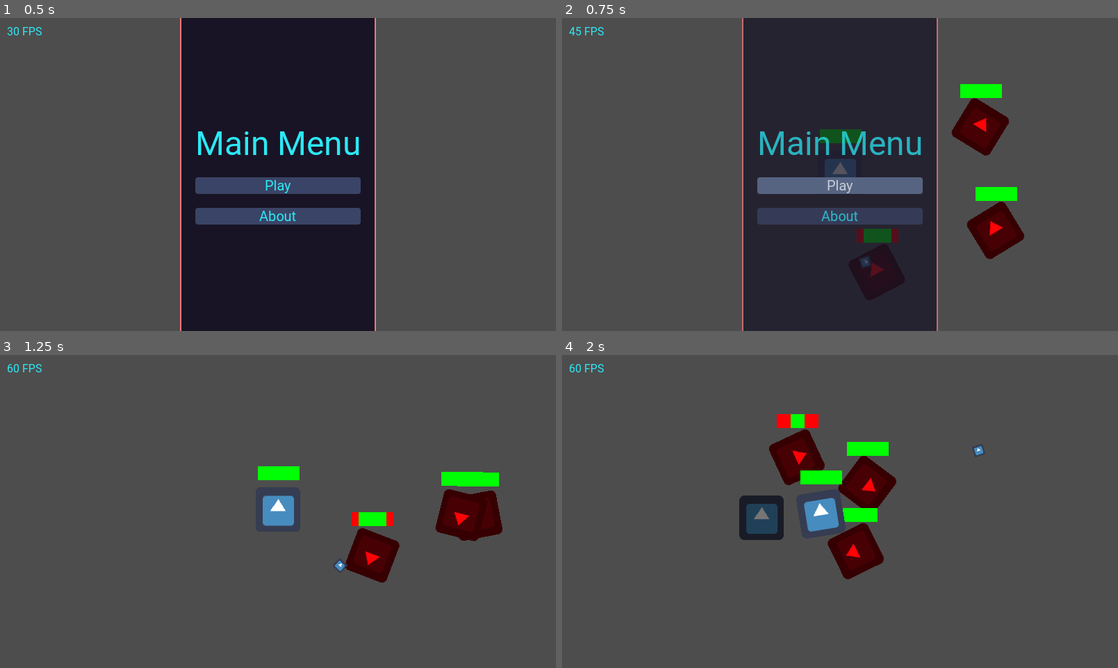
Above: before the commit, frames 1-4 (two rows, left to right).
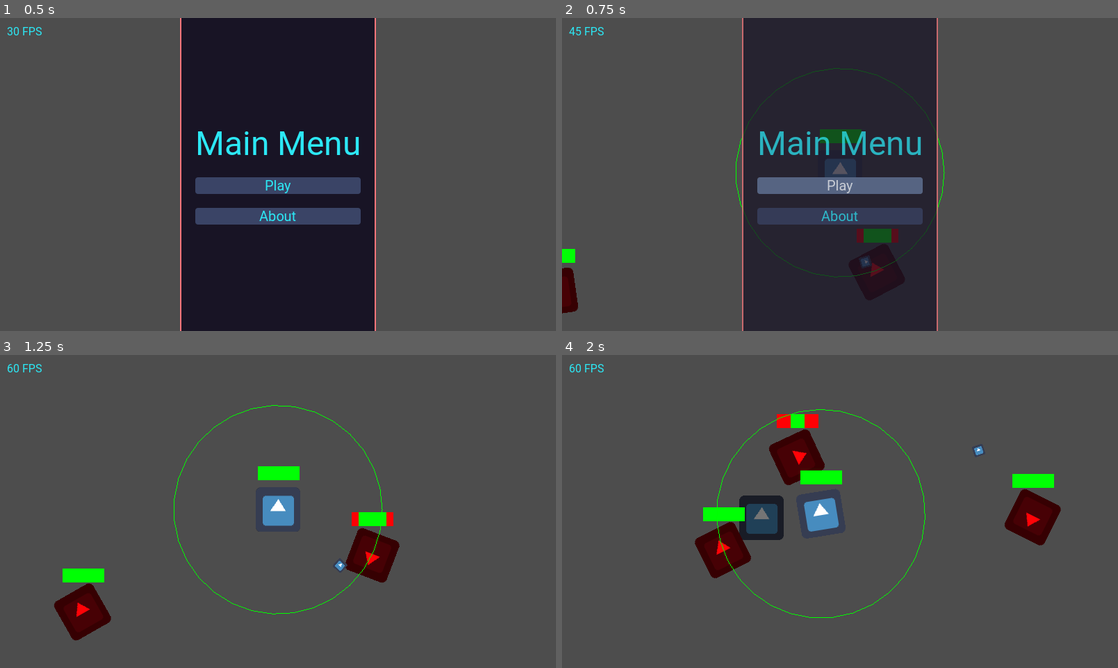
Above: after the commit, the same moments.

Repository: Bloodyaugust/ld-54
Game: Godot game, scene res://scenes/main.tscn
Two runs of this game, one before a commit and one after it. Both use one fixed random seed, a clock stepped at 60 frames per second and the inputs below. The engine's default icon, where the game draws it, is replaced by a stand-in: a white triangle on a blue panel in a dark square.
Inputs (mouse positions are in pixels of both pictures, inside the frame that each line leads up to):
- Up to frame 1 (0.5 s): no input
- Up to frame 2 (0.75 s): click "Play" at 0.5 s
- Up to frame 3 (1.25 s): no input
- Up to frame 4 (2 s): tap Enter at 1.25 s; move the mouse to (962, 495) at 1.27 s; hold Right (ui_right) from 1.28 s (still down); click (962, 495) at 1.42 s

Frame 1 is identical in both runs. In frame 2, 3.6% of the frame differs, in the area x 0-84%, y 16-95%; in frame 3, 3.7%; in frame 4, 5.9%, in the area x 23-90%, y 17-84%.

Commit message:
Fix weapon tracking of dead/oor enemies
- Tweak cannon values
- Shoot straight ahead with no target

Diff:
--- a/actors/Ship.gd
+++ b/actors/Ship.gd
@@ -50,6 +50,9 @@
 
 func get_damage() -> float:
   return _integrity
+
+func get_destroyed() -> float:
+  return _destroyed
 
 func set_braking(braking: bool) -> void:
   _braking = braking
--- a/data/modules/basic_cannon.tres
+++ b/data/modules/basic_cannon.tres
@@ -6,7 +6,7 @@
 [resource]
 script = ExtResource("1_unh2b")
 projectile_scene = ExtResource("1_xjbcr")
-range = 500.0
+range = 150.0
 reload_time = 0.5
 structural_integrity = 1.0
 thrust = 0.0
--- a/scenes/run.tscn
+++ b/scenes/run.tscn
@@ -22,7 +22,7 @@
 position = Vector2(-55, 184)
 
 [node name="Enemy2" parent="." instance=ExtResource("5_efuvt")]
-position = Vector2(116, 124)
+position = Vector2(-520, 212)
 
 [node name="Enemy3" parent="." instance=ExtResource("5_efuvt")]
-position = Vector2(94, -27)
+position = Vector2(365, -137)
--- a/scripts/controllers/WeaponController.gd
+++ b/scripts/controllers/WeaponController.gd
@@ -16,11 +16,15 @@
   var _new_projectile: Node2D = data.projectile_scene.instantiate()
 
   _new_projectile.global_position = _parent_ship.global_position
-  _new_projectile.target = _target.global_position if GDUtil.reference_safe(_target) else Vector2.ZERO
+  _new_projectile.target = _target.global_position if GDUtil.reference_safe(_target) else Vector2.from_angle(global_rotation) + global_position
   _new_projectile.team = team
 
   $"/root".add_child(_new_projectile)
   _time_to_reload = data.reload_time
+
+func _on_target_died() -> void:
+  _target.died.disconnect(_on_target_died)
+  _target = null
 
 func _physics_process(delta) -> void:
   if !GDUtil.reference_safe(_target):
@@ -34,9 +38,13 @@
 
     var _collisions: Array[Dictionary] = get_world_2d().direct_space_state.intersect_shape(_physics_shape_query_params)
     for _collision in _collisions:
-      if _collision.collider.get_parent().has_signal("died"):
+      if _collision.collider.get_parent().has_signal("died") && !_collision.collider.get_parent().get_destroyed():
         _target = _collision.collider.get_parent()
+        _target.died.connect(_on_target_died)
         break
+  elif global_position.distance_to(_target.global_position) > data.range:
+    _target.died.disconnect(_on_target_died)
+    _target = null
 
 func _process(delta) -> void:
   _time_to_reload -= delta
